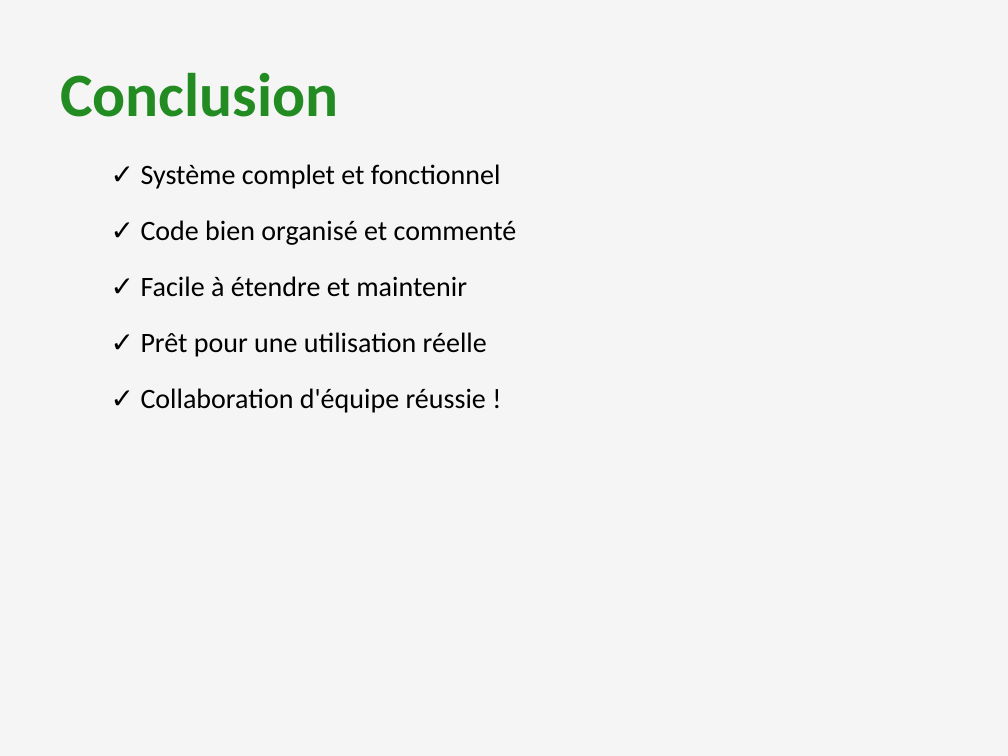
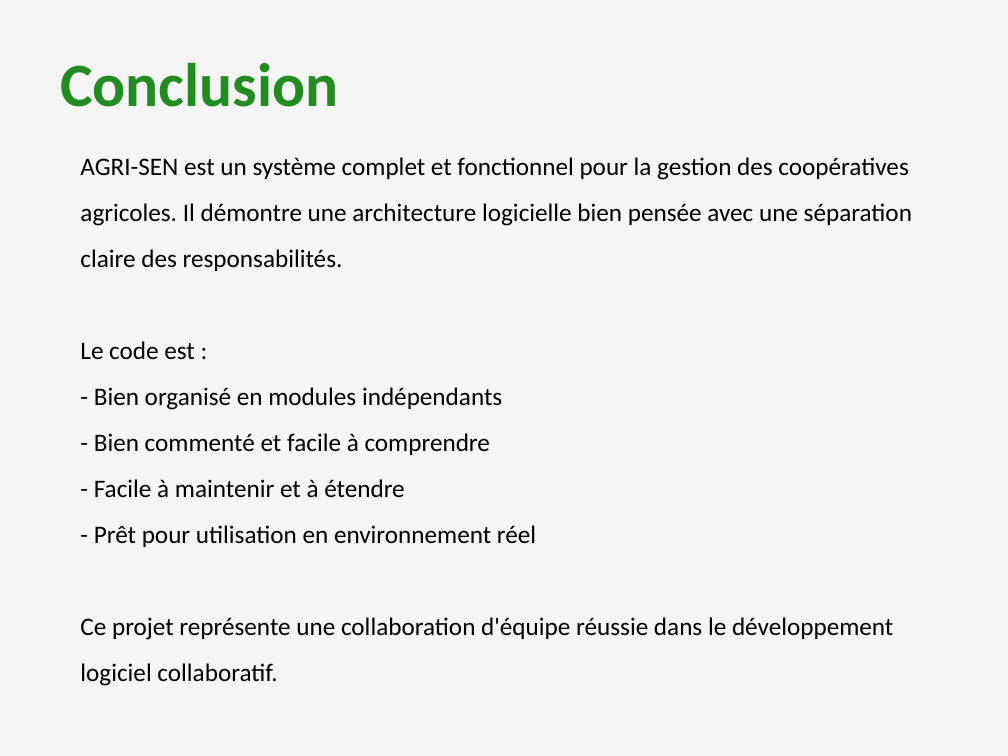
Before and after one commit to papaabdoulayediallo2-dev/projet-python-AGRI-SEN, a slide deck: slide 19 of AGRI-SEN_Presentation.pptx (slide 16 before the commit). Drawn at 1008x756 pixels with LibreOffice and Linux fonts; fonts in the diff are those of the drawing. Boxes give left, top, right and bottom in pixels: in the first picture for what was removed or moved away, otherwise in the second. Text is boxed around its words. In the diff, an @@ line names an element or a change of style, - is before the commit and + after.

Commit message:
Mise a jour: Presentation PowerPoint detaillee sans emoji avec explications completes

```diff
--- a/AGRI-SEN_Presentation.pptx
+++ b/AGRI-SEN_Presentation.pptx
@@ text "Conclusion": place and size @@
-text "Conclusion" at [60,72,338,117]
+text "Conclusion" at [60,62,338,107]
@@ text at [80,157,912,686]: text changed; size 20 to 18 pt @@
-✓ Système complet et fonctionnel
-✓ Code bien organisé et commenté
-✓ Facile à étendre et maintenir
-✓ Prêt pour une utilisation réelle
-✓ Collaboration d'équipe réussie !
+AGRI-SEN est un système complet et fonctionnel pour la gestion des coopératives
+agricoles. Il démontre une architecture logicielle bien pensée avec une séparation
+claire des responsabilités.
+Le code est :
+- Bien organisé en modules indépendants
+- Bien commenté et facile à comprendre
+- Facile à maintenir et à étendre
+- Prêt pour utilisation en environnement réel
+Ce projet représente une collaboration d'équipe réussie dans le développement
+logiciel collaboratif.
```
Also in this commit, not shown: 7 other slides changed, 10 slides added, 7 slides removed, 1 other file.
